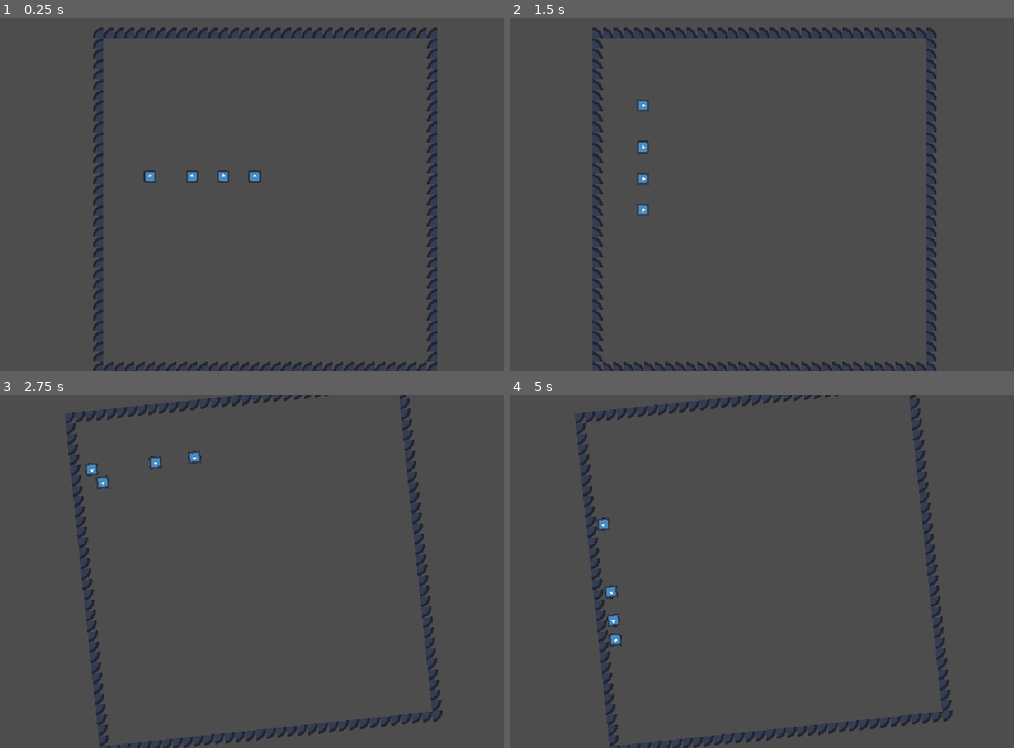
Above: before the commit, frames 1-4 (two rows, left to right).
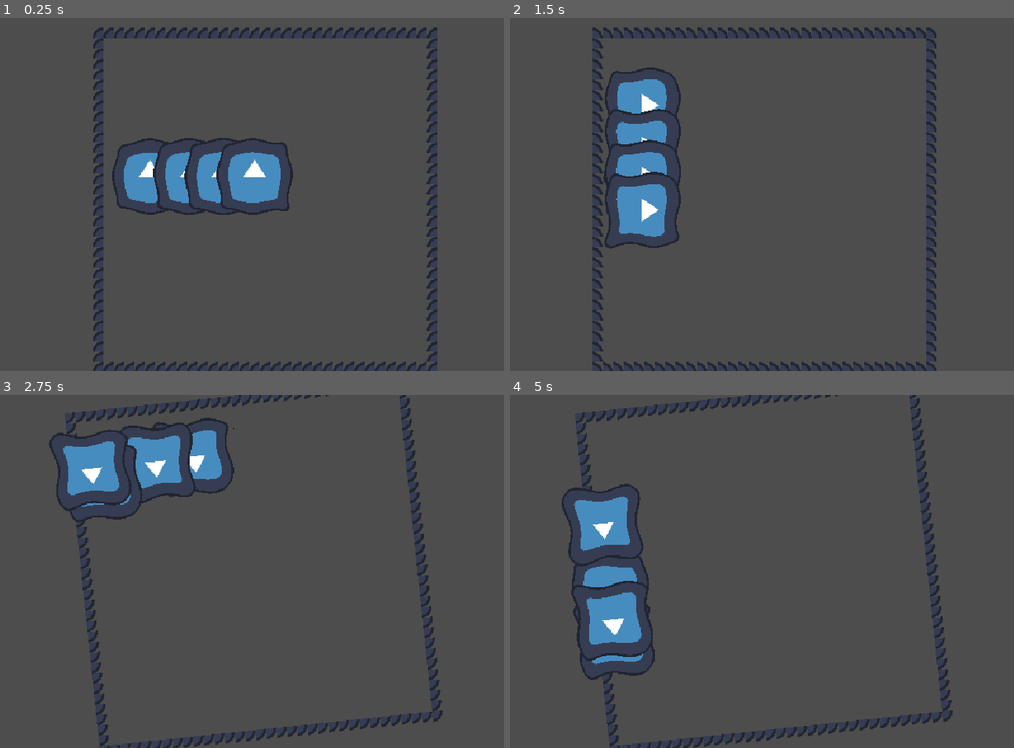
Above: after the commit, the same moments.

Repository: DIceEvYo/GnomewardsLair
Game: Godot game, scene res://scenes/game.tscn
Two runs of this game, one before a commit and one after it. Both use one fixed random seed, a clock stepped at 60 frames per second and the inputs below. The engine's default icon, where the game draws it, is replaced by a stand-in: a white triangle on a blue panel in a dark square.
Inputs (mouse positions are in pixels of both pictures, inside the frame that each line leads up to):
- Up to frame 1 (0.25 s): no input
- Up to frame 2 (1.5 s): move the mouse to (908, 176) at 0.52 s; hold D (rotate_right) from 0.53 s (still down); click (908, 176) at 0.67 s; move the mouse to (646, 212) at 1.27 s
- Up to frame 3 (2.75 s): move the mouse to (322, 493) at 2.02 s; release D (rotate_right) at 2.03 s; hold A (rotate_left) from 2.03 s (still down)
- Up to frame 4 (5 s): move the mouse to (736, 642) at 2.77 s; release A (rotate_left) at 2.78 s; hold D (rotate_right) 2.78-4.28 s; click (736, 642) at 2.92 s; move the mouse to (958, 624) at 3.52 s; move the mouse to (580, 518) at 4.27 s; hold A (rotate_left) from 4.28 s (still down)

The runs differ from the first frame. In frame 1, 4.2% of the frame differs, in the area x 22-59%, y 34-56%; in frame 2, 4.1%; in frame 3, 4.2%; in frame 4, 4.3%, in the area x 10-29%, y 25-81%.

Commit message:
found a shader online (royalty free) and modified it to fits our needs. It isn't perfect but it's decent.

Diff:
--- a/scenes/player_slime.tscn
+++ b/scenes/player_slime.tscn
@@ -1,9 +1,13 @@
-[gd_scene load_steps=4 format=3 uid="uid://b4tvmqu3n6wjt"]
+[gd_scene load_steps=6 format=3 uid="uid://b4tvmqu3n6wjt"]
 
 [ext_resource type="Script" uid="uid://dithippvnjacp" path="res://scripts/player_slime.gd" id="1_531f3"]
 [ext_resource type="Texture2D" uid="uid://pp16p10q57vf" path="res://icon.svg" id="1_j6t72"]
+[ext_resource type="Shader" uid="uid://dgrep8wp0pdkf" path="res://scripts/player_slime.gdshader" id="2_fj311"]
 
 [sub_resource type="RectangleShape2D" id="RectangleShape2D_531f3"]
+
+[sub_resource type="ShaderMaterial" id="ShaderMaterial_y7wq0"]
+shader = ExtResource("2_fj311")
 
 [node name="PlayerSlime" type="CharacterBody2D"]
 collision_layer = 2
@@ -15,5 +19,5 @@
 shape = SubResource("RectangleShape2D_531f3")
 
 [node name="Sprite2D" type="Sprite2D" parent="."]
-scale = Vector2(0.15, 0.15)
+material = SubResource("ShaderMaterial_y7wq0")
 texture = ExtResource("1_j6t72")
--- a/scripts/player_slime.gd
+++ b/scripts/player_slime.gd
@@ -5,6 +5,16 @@
 var friction: float = 20
 # used to help calculate bounce
 var previous_y: float = 0
+
+
+func _ready() -> void:
+	var sprite: Sprite2D = $Sprite2D
+	# add a little randomness to the shader
+	sprite.set_instance_shader_parameter("meltness", randf_range(1.8, 2.2))
+	sprite.set_instance_shader_parameter("how_deep", randf_range(0.8, 1.2))
+	sprite.set_instance_shader_parameter("speed", randf_range(2.8, 3.2))
+	sprite.set_instance_shader_parameter("wave_frequency", randf_range(9.5, 10.5))
+
 
 func _physics_process(delta: float) -> void:
 	# Add the gravity.
--- /dev/null
+++ b/scripts/player_slime.gdshader
@@ -0,0 +1,39 @@
+shader_type canvas_item;
+
+
+// How jagged each band of melting pixels are
+// This is also the amplitude of the wave
+instance uniform float meltness: hint_range(0.0, 3.0) = 2.0;
+
+// If it should affect only lower parts of the shader, it also increases the meltness
+instance uniform float how_deep: hint_range(0.0, 5.0) = 1.0;
+
+// Speed
+instance uniform float speed: hint_range(0.1, 10.0 ) = 3;
+
+// How wavy.
+instance uniform float wave_frequency: hint_range(0.0, 30.0) = 10.0;
+
+float wave(float val) {
+	return val - 2.5 + cos(2.0 * speed * TIME + wave_frequency * val);
+}
+
+void fragment() {
+	vec2 uv = UV;
+	vec2 orig_uv = UV;
+
+	// Bottom
+	uv.y -= pow(orig_uv.y, how_deep) * 0.02 * meltness * wave(orig_uv.x - mod(orig_uv.x, TEXTURE_PIXEL_SIZE.x));
+	// Top
+	uv.y += pow(1.0 - orig_uv.y, how_deep) * 0.02 * meltness * wave(orig_uv.x - mod(orig_uv.x, TEXTURE_PIXEL_SIZE.x));
+	// Right
+	uv.x -= pow(orig_uv.x, how_deep) * 0.02 * meltness * wave(orig_uv.y - mod(orig_uv.y, TEXTURE_PIXEL_SIZE.y));
+	// Left
+	uv.x += pow(1.0 - orig_uv.x, how_deep) * 0.02 * meltness * wave(orig_uv.y - mod(orig_uv.y, TEXTURE_PIXEL_SIZE.y));
+
+	COLOR = texture(TEXTURE, uv);
+
+	if (uv.x < 0.0 || uv.x > 1.0 || uv.y < 0.0 || uv.y > 1.0) {
+		COLOR.a = 0.0;
+	}
+}
Not shown, added: scripts/player_slime.gdshader.uid
